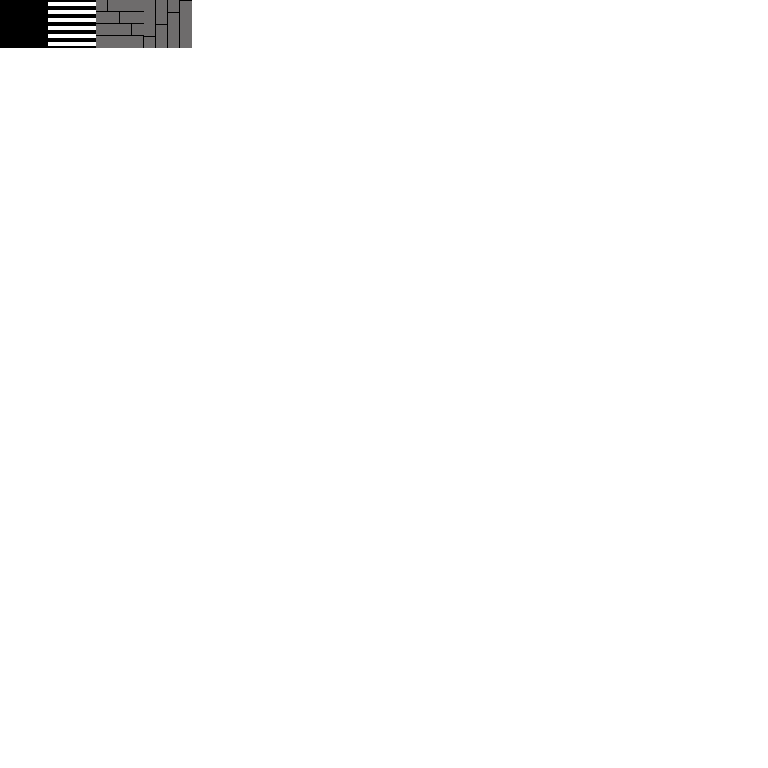
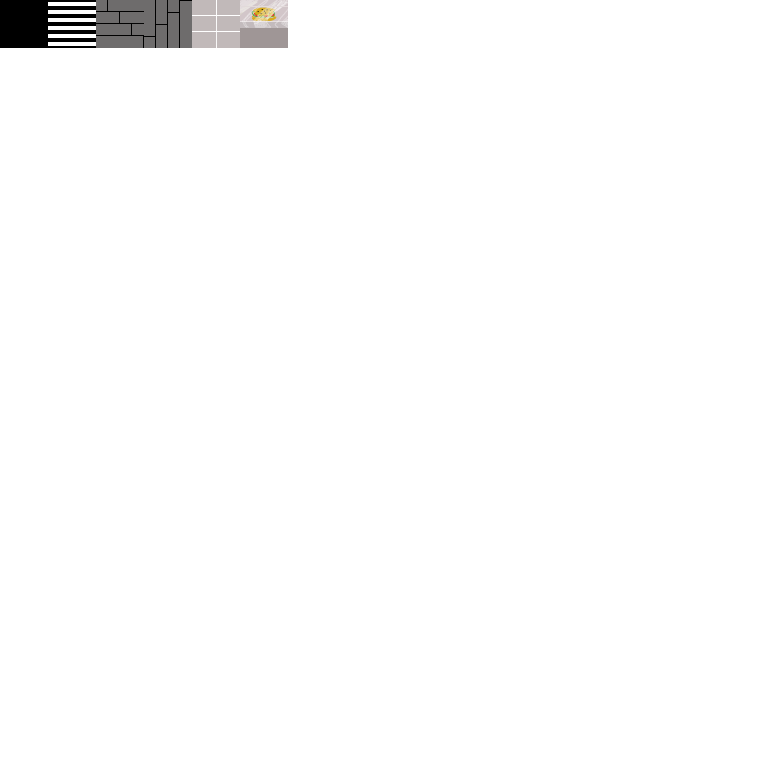
Layers edited between the first and the second 768 x 768 image:
added group "Tile 1F - Food display" with 1 layers above "Tile 1E - Wall" over [240, 0, 288, 48]
added layer "食物展示" in group "Tile 1F - Food display" over [240, 0, 288, 48]
added group "Tile 1E - Wall" with 1 layers above "Tile 1D - Floor O2" over [192, 0, 240, 48]
added layer "墙1" in group "Tile 1E - Wall" over [192, 0, 240, 48]
